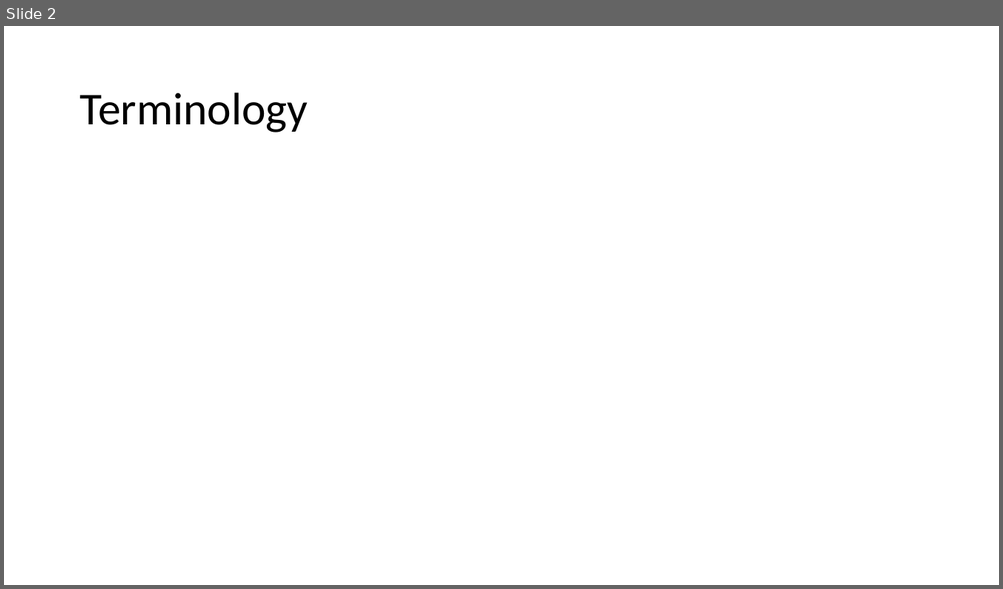
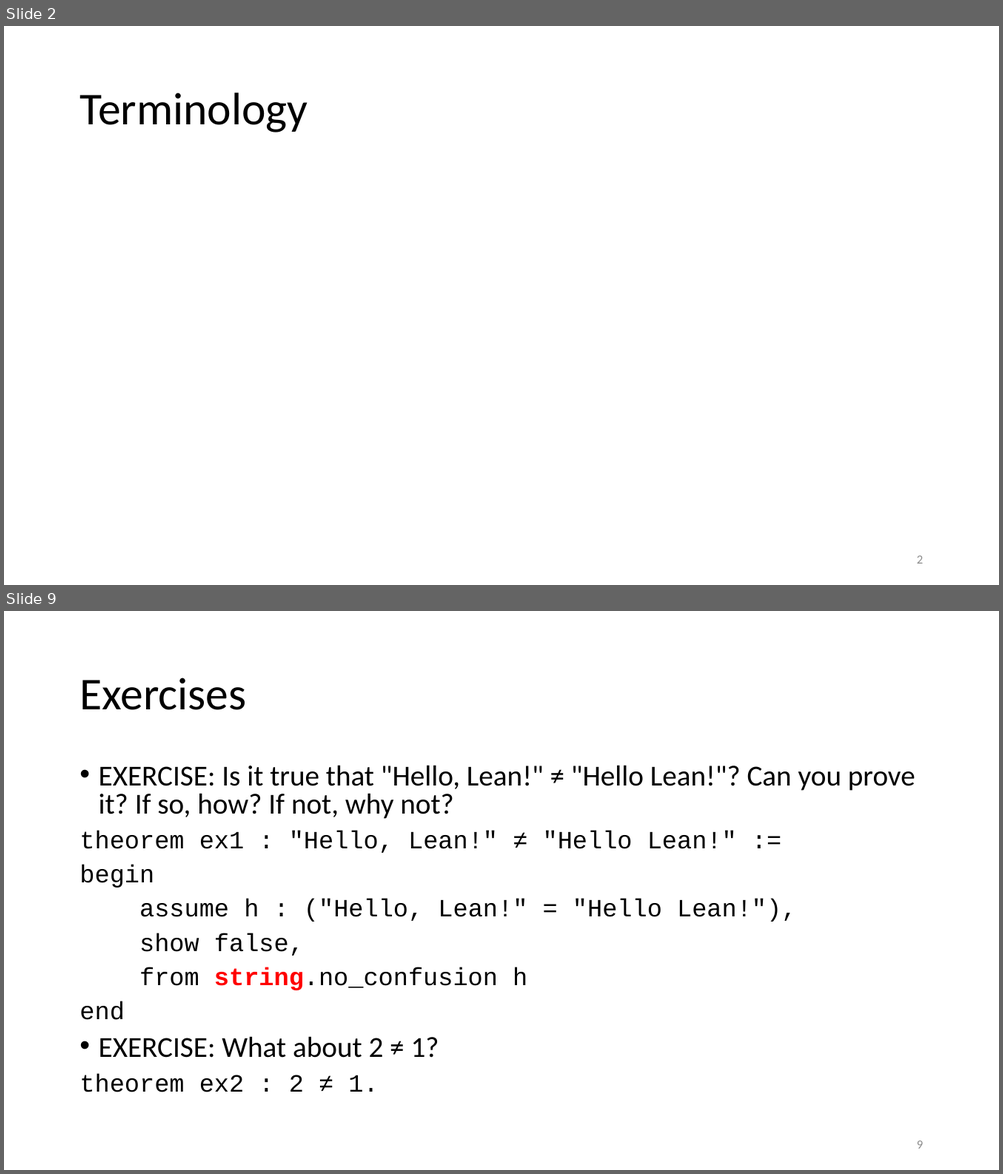
Before and after one commit to kevinsullivan/cs-dm, a slide deck: 06_Negation/Negation.pptx. Shown one above the other, each under a label of ours: slide 2 before the commit, slides 2 and 9 after it; the slides between them are not shown. The pictures are 1003x589 and 1003x1174 pixels, drawn with LibreOffice and Linux fonts; fonts in the diff are those of the drawing; grey boxes stand for pictures. Boxes give left, top, right and bottom in pixels: in the first picture for what was removed or moved away, otherwise in the second. Text is boxed around its words. In the diff, an @@ line names an element or a change of style, - is before the commit and + after.

Commit message:
Minor changes to .lean file, and significant updates to slides

```diff
--- a/06_Negation/Negation.pptx
+++ b/06_Negation/Negation.pptx
@@ slide 9 added at (4, 611, 999, 1170), background #FFFFFF @@
@@ title added at (79, 678, 246, 710), 44 pt, text #000000 @@
+Exercises
@@ text added at (79, 765, 915, 1093), 24 pt, text #000000 @@
+• EXERCISE: Is it true that "Hello, Lean!" ≠ "Hello Lean!"? Can you prove it? If so, how? If not, why not?
+theorem ex1 : "Hello, Lean!" ≠ "Hello Lean!" :=
+begin
+assume h : ("Hello, Lean!" = "Hello Lean!"),
+show false,
+from string.no_confusion h
+end
+• EXERCISE: What about 2 ≠ 1?
+theorem ex2 : 2 ≠ 1.
@@ page number added at (916, 1141, 922, 1149), 12 pt, text #8C8C8C @@
+9
@@ slide 2 changed as well @@
@@ page number added at (916, 556, 922, 564), 12 pt, text #8C8C8C @@
+2
```
Also in this commit, not shown: 10 other slides changed, 17 other slides added, 1 other file.
